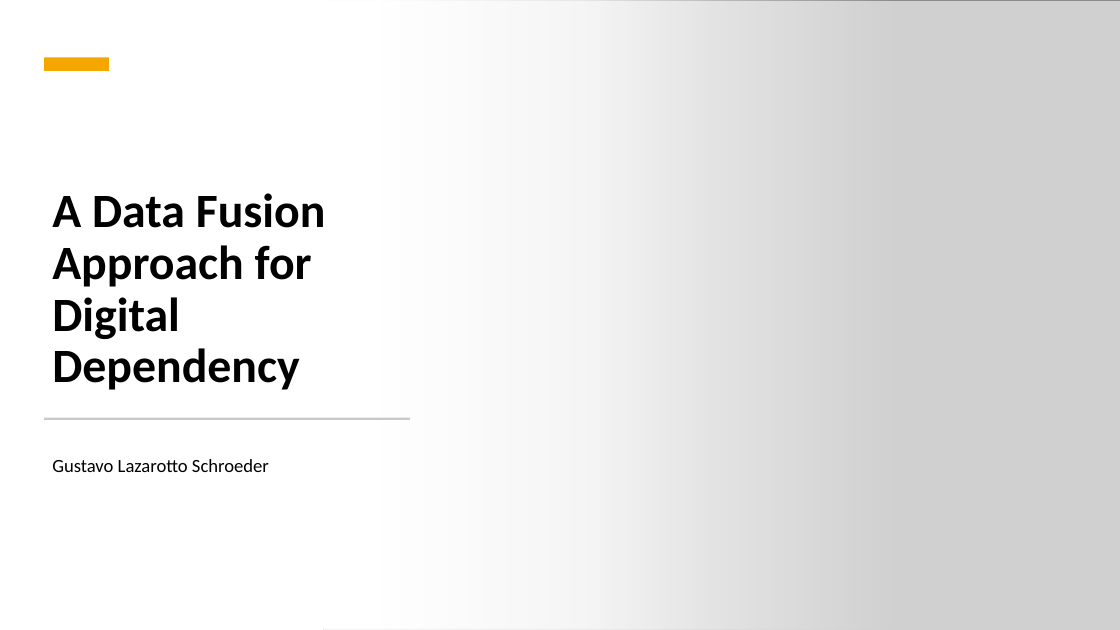
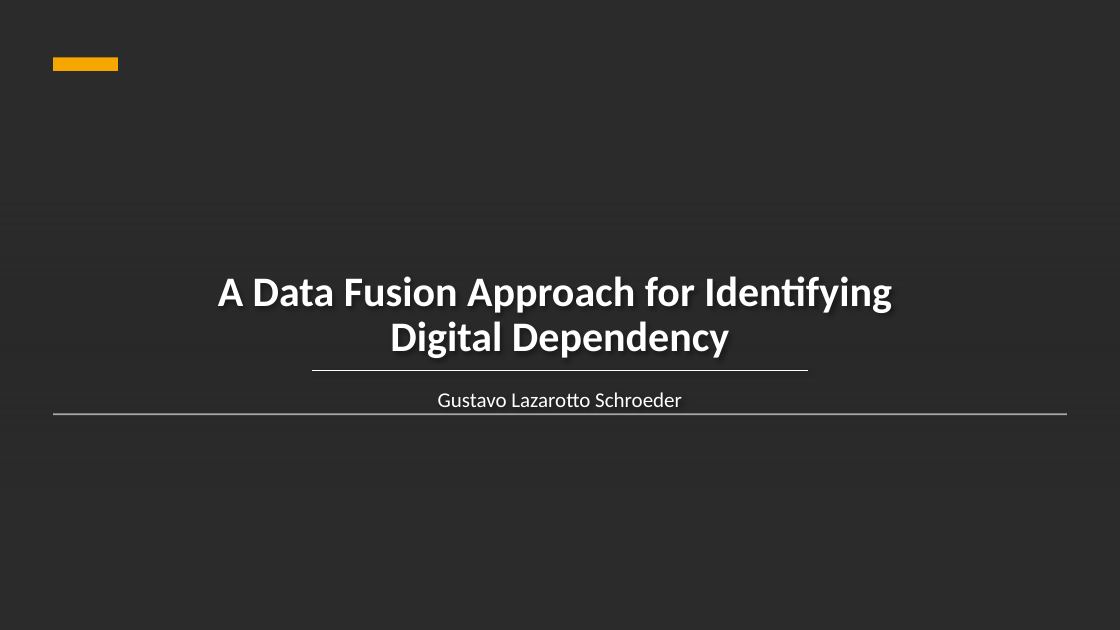
Before and after one commit to GustavoSchroeder/Assignment-Data-Prospection, a slide deck: slide 1 of Apresentação.pptx. Drawn at 1120x630 pixels with LibreOffice and Linux fonts; fonts in the diff are those of the drawing; grey boxes stand for pictures; background and template pictures are left out; a plain dark background stands for a picture behind light text. Boxes give left, top, right and bottom in pixels: in the first picture for what was removed or moved away, otherwise in the second. Text is boxed around its words. In the diff, an @@ line names an element or a change of style, - is before the commit and + after.

```diff
--- a/Apresentação.pptx
+++ b/Apresentação.pptx
@@ background #FFFFFF to picture (left out) @@
@@ rectangle removed at (0,0,897,630) @@
@@ picture removed at (323,0,1120,630) @@
@@ rectangle removed at (44,58,109,71) @@
@@ rectangle added at (53,58,118,71), fill #F5A700 @@
@@ rectangle: place and size @@
-rectangle at (0,0,1120,630)
+rectangle at (0,202,1120,493)
@@ rectangle at (0,202,1120,493): fill #FFFFFF to gradient #262626 @@
@@ title at (218,276,892,358): text changed; size 41 to 36 pt; text colour #000000 to #FFFFFF @@
-A Data Fusion Approach for Digital Dependency
+A Data Fusion Approach for Identifying
+Digital Dependency
@@ subtitle "Gustavo Lazarotto Schroeder": place and size @@
-subtitle "Gustavo Lazarotto Schroeder" at (52,459,269,472)
+subtitle "Gustavo Lazarotto Schroeder" at (438,392,682,407)
@@ subtitle "Gustavo Lazarotto Schroeder" at (438,392,682,407): size 16 to 18 pt, text colour #000000 to #FFFFFF; alignment left to centre @@
@@ line added from (312, 371) to (808, 371), #FFFFFF 0.5 pt @@
@@ rectangle removed at (45,418,410,419) @@
@@ rectangle added at (53,413,1067,415), fill #C9C9C9 @@
```
Also in this commit, not shown: 1 other slide changed, 6 other files.
